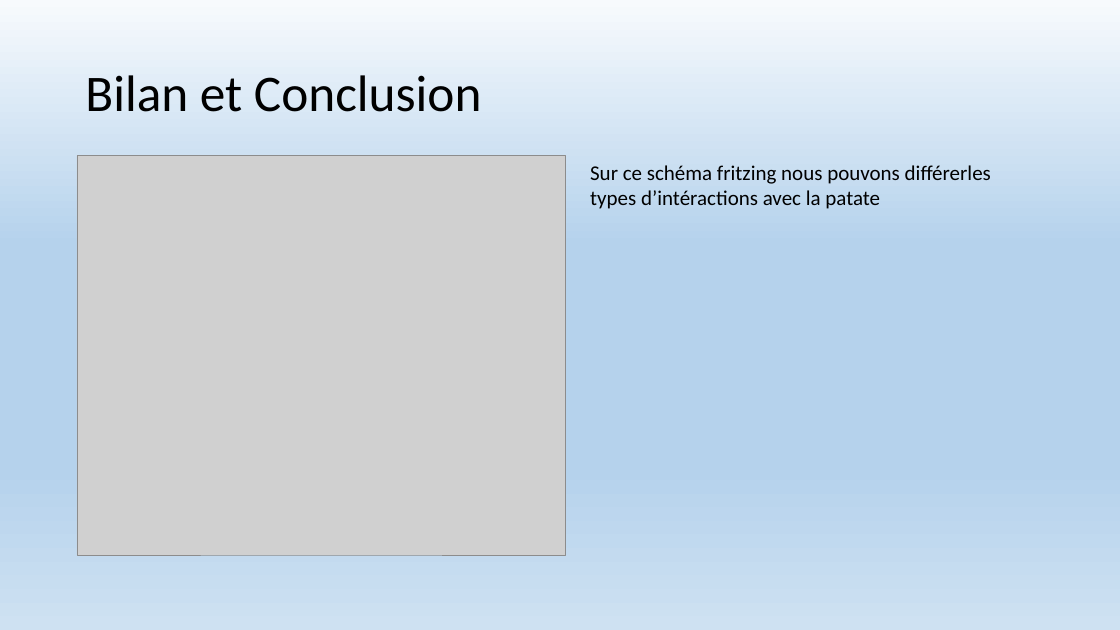
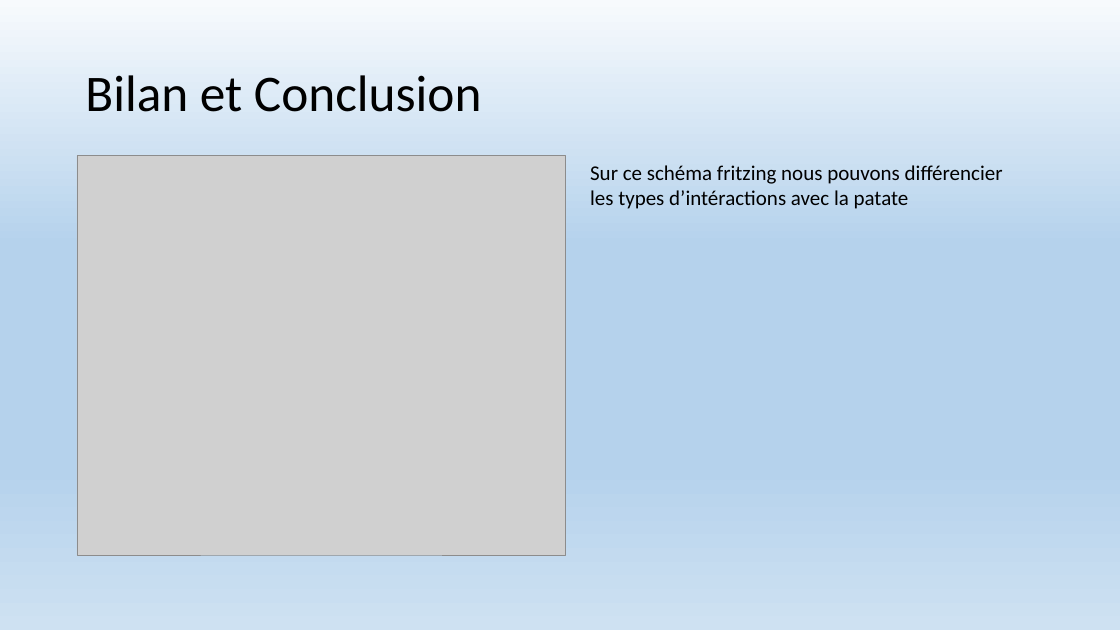
Before and after one commit to vincentlaggaf/SmartPatate, a slide deck: slide 5 of Projet Smartpatate.pptx. Drawn at 1120x630 pixels with LibreOffice and Linux fonts; fonts in the diff are those of the drawing; grey boxes stand for pictures. Boxes give left, top, right and bottom in pixels: in the first picture for what was removed or moved away, otherwise in the second. Text is boxed around its words. In the diff, an @@ line names an element or a change of style, - is before the commit and + after.

Commit message:
PPT

```diff
--- a/Projet Smartpatate.pptx
+++ b/Projet Smartpatate.pptx
@@ text at <box>590,165,1003,209</box>: text changed @@
-Sur ce schéma fritzing nous pouvons différerles types d’intéractions avec la patate
+Sur ce schéma fritzing nous pouvons différencier les types d’intéractions avec la patate
```
